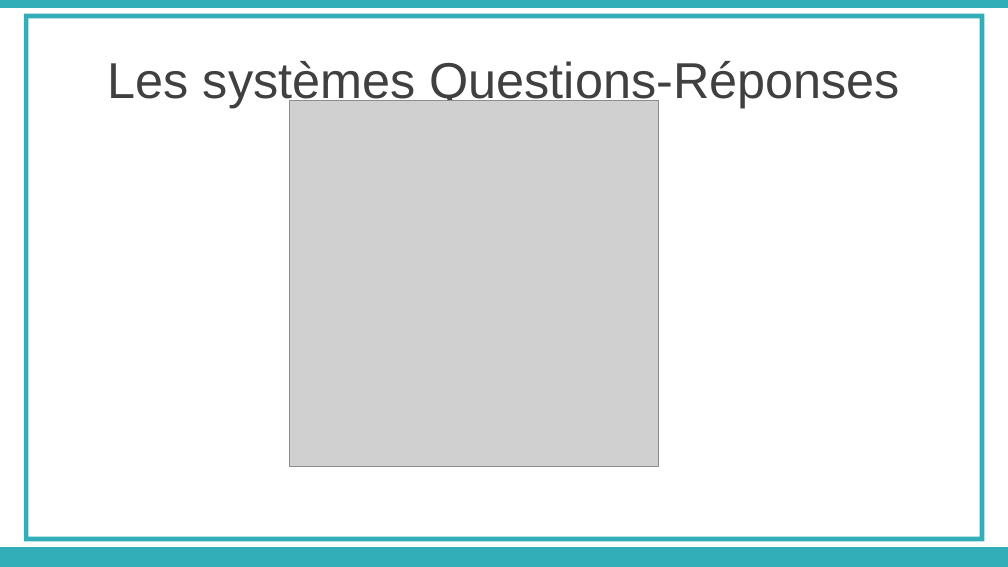
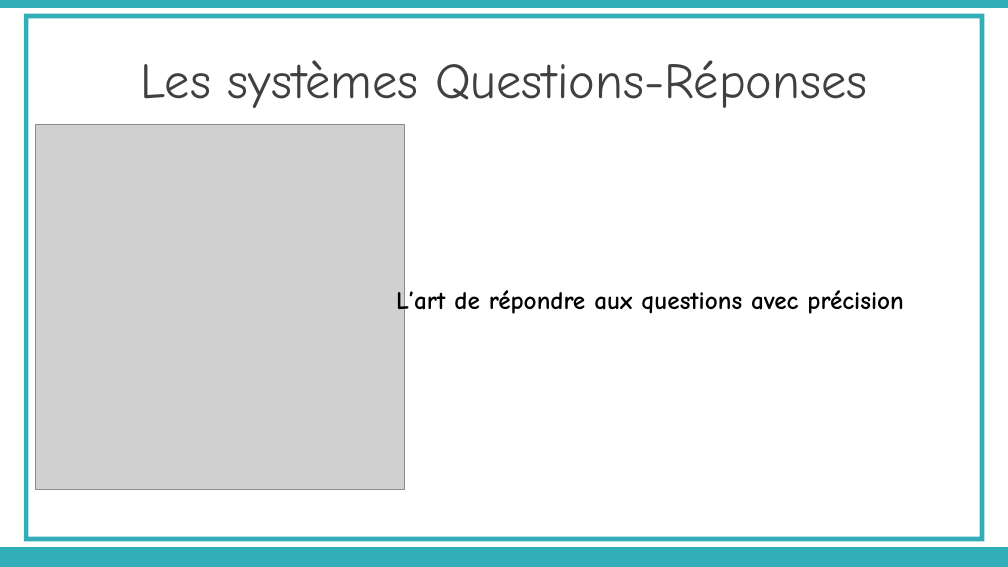
Before and after one commit to rbouadjenek/YouTaQA, a slide deck: slide 6 of Paper/présentation Soutenance Master AGABI & TIDAFI.pptx. Drawn at 1008x567 pixels with LibreOffice and Linux fonts; fonts in the diff are those of the drawing; grey boxes stand for pictures. Boxes give left, top, right and bottom in pixels: in the first picture for what was removed or moved away, otherwise in the second. Text is boxed around its words. In the diff, an @@ line names an element or a change of style, - is before the commit and + after.

```diff
--- a/Paper/présentation Soutenance Master AGABI & TIDAFI.pptx
+++ b/Paper/présentation Soutenance Master AGABI & TIDAFI.pptx
@@ text "Les systèmes Questions-Réponses" at bbox=[140, 60, 867, 108]: font Arial to Comic Neue @@
@@ picture: place and size @@
-picture at bbox=[289, 101, 658, 467]
+picture at bbox=[35, 124, 404, 490]
@@ text added at bbox=[396, 287, 903, 317], 18 pt, text #000000, bold @@
+L’art de répondre aux questions avec précision
```
Also in this commit, not shown: 29 other slides changed, 1 slide added, 1 slide removed, 1 other file.
